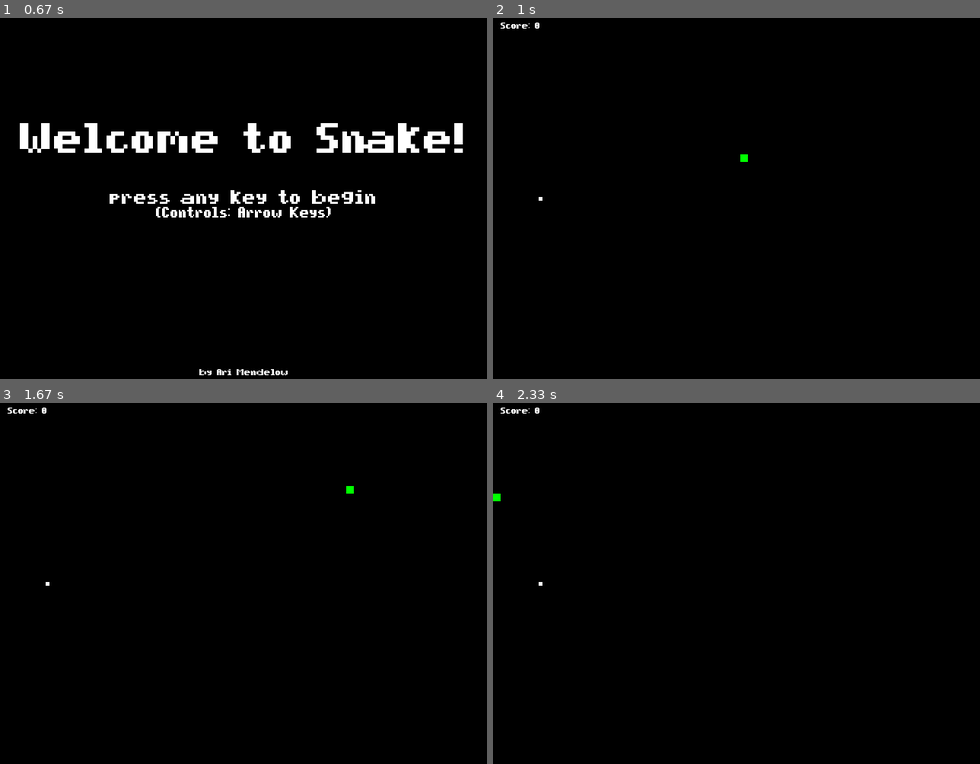
Above: before the commit, frames 1-4 (two rows, left to right).
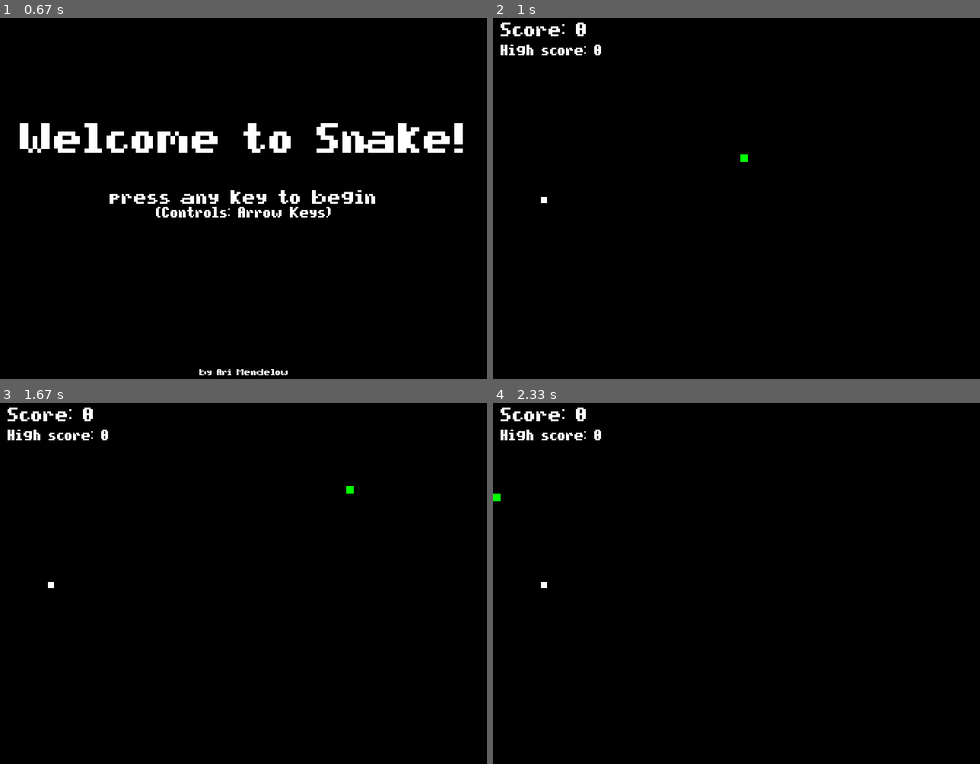
Above: after the commit, the same moments.

Repository: arimendelow/python_games
Game: pygame game, started from snake/snake.py
The game is run twice, just before and just after one commit, with the same random seed, the same clock (stepped at 60 frames per second) and the same inputs.
Inputs:
- Up to frame 1 (0.67 s): hold Right from 0.33 s (still down)
- Up to frame 2 (1 s): release Right at 0.8 s; hold Up from 0.83 s (still down)
- Up to frame 3 (1.67 s): release Up at 1.18 s; hold Right from 1.22 s (still down)
- Up to frame 4 (2.33 s): release Right at 1.68 s; hold Down from 2.28 s (still down)

Frame 1 is identical in both runs. In frame 2, 0.6% of the frame differs, in the area x 1-23%, y 1-52%; in frame 3, 0.6%; in frame 4, 0.6%.

Commit message:
Add visual highscore counter, change size of score

Diff:
--- a/snake/snake.py
+++ b/snake/snake.py
@@ -3,7 +3,7 @@
 pygame.init() # Always need to do this
 
 # Control the size of the elements
-foodWidth, foodHeight = 5, 5
+foodWidth, foodHeight = 8, 8
 linkWidth, linkHeight = 10, 10
 
 # Control the delay of the game - higher numbers means the game moves slower
@@ -83,7 +83,8 @@
 	# Background
 	win.blit(bg, (0,0))
 
-	displayTextLeftAlign(10, f"Score: {score}", 10, 10, textColor)
+	displayTextLeftAlign(20, f"Score: {score}", 10, 10, textColor)
+	displayTextLeftAlign(15, f"High score: {highScore}", 10, 40, textColor)
 
 	# Draw any characters here
 	for link in snake:
